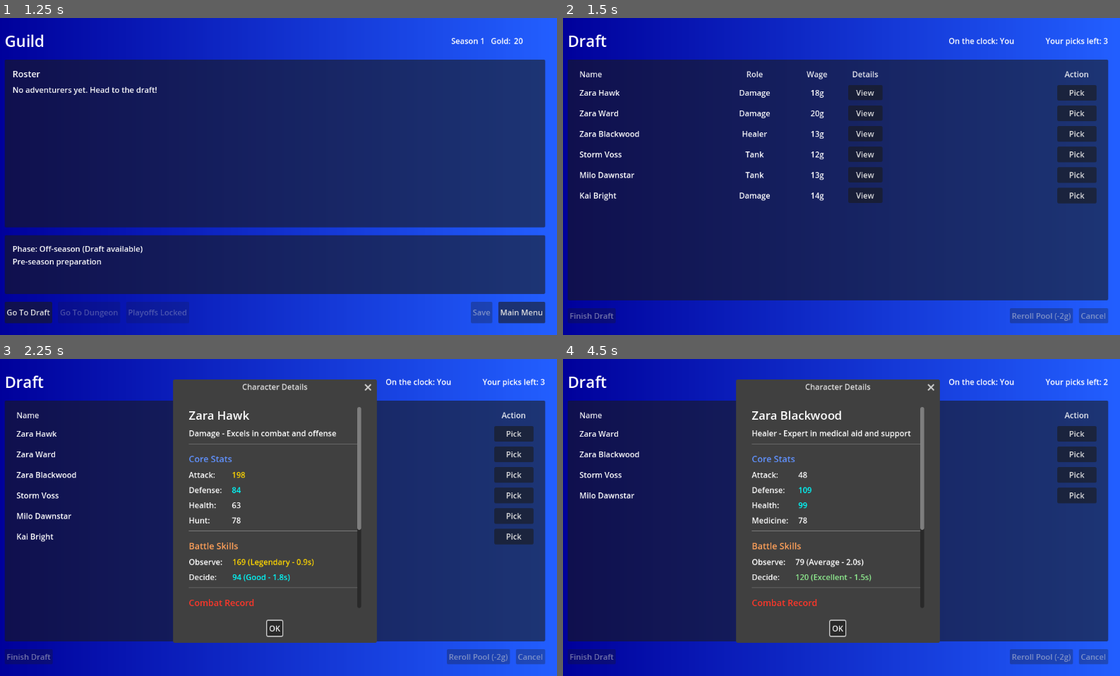
Above: before the commit, frames 1-4 (two rows, left to right).
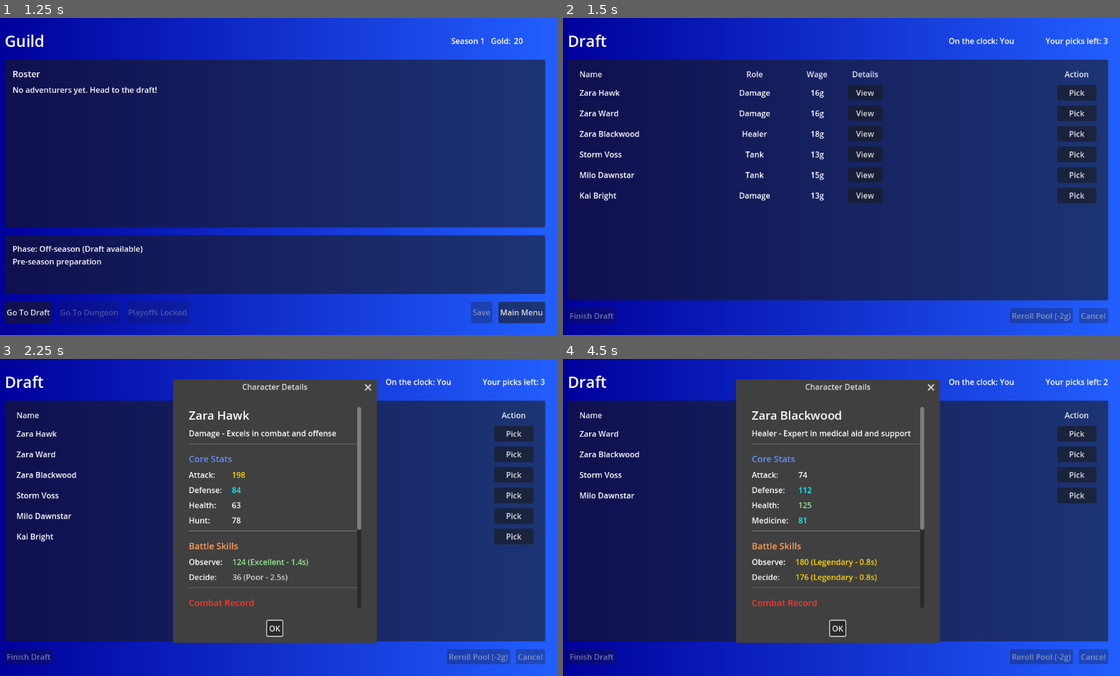
Above: after the commit, the same moments.

Repository: andrewgott112/GuildLeagues
Game: Godot game, scene res://scenes/screens/main_menu/main_menu.tscn
The game is run twice, just before and just after one commit, with the same random seed, the same clock (stepped at 60 frames per second) and the same inputs.
Inputs:
- Up to frame 1 (1.25 s): click "New Game" at 0.5 s
- Up to frame 2 (1.5 s): click "Go To Draft" at 1.25 s
- Up to frame 3 (2.25 s): click "View" at 2 s
- Up to frame 4 (4.5 s): click "OK" at 2.75 s; click "Pick" at 3.5 s; click "View" at 4.25 s

Frame 1 is identical in both runs. In frame 2, less than 0.1% of the frame differs, in the area x 44-47%, y 22-58%; in frame 3, 0.3%; in frame 4, 0.5%, in the area x 41-57%, y 35-71%.

Commit message:
Finishing character resource and roles

Diff:
--- a/data/roles/damage_role.tres
+++ b/data/roles/damage_role.tres
@@ -11,3 +11,13 @@
 base_hp = 12
 role_stat_name = &"Hunt"
 base_role_stat = 3
+speed_range = Vector2i(100, 160)
+accuracy_range = Vector2i(80, 140)
+crit_range = Vector2i(80, 150)
+aggression_range = Vector2(0.6, 0.9)
+caution_range = Vector2(0.2, 0.5)
+teamwork_range = Vector2(0.3, 0.7)
+ambition_range = Vector2(0.6, 0.9)
+peak_age_range = Vector2i(3, 6)
+injury_resistance_modifier = -15
+description = "Offensive specialist - High Attack, Speed, and Critical hits. Glass cannon that deals devastating damage but can't take much punishment. Burns bright but fast."
--- a/data/roles/healer_role.tres
+++ b/data/roles/healer_role.tres
@@ -11,3 +11,13 @@
 base_hp = 15
 role_stat_name = &"Medicine"
 base_role_stat = 4
+speed_range = Vector2i(70, 120)
+accuracy_range = Vector2i(60, 110)
+crit_range = Vector2i(40, 90)
+aggression_range = Vector2(0.2, 0.5)
+caution_range = Vector2(0.5, 0.8)
+teamwork_range = Vector2(0.7, 0.95)
+ambition_range = Vector2(0.3, 0.6)
+peak_age_range = Vector2i(4, 8)
+injury_resistance_modifier = 5
+description = "Support specialist - Medical expertise keeps the team alive. Highly team-oriented with long careers. The difference between success and disaster."
--- a/data/roles/navigator_role.tres
+++ b/data/roles/navigator_role.tres
@@ -11,3 +11,13 @@
 base_hp = 14
 role_stat_name = &"Navigation"
 base_role_stat = 4
+speed_range = Vector2i(90, 140)
+accuracy_range = Vector2i(90, 150)
+crit_range = Vector2i(60, 110)
+aggression_range = Vector2(0.3, 0.6)
+caution_range = Vector2(0.5, 0.8)
+teamwork_range = Vector2(0.5, 0.8)
+ambition_range = Vector2(0.4, 0.7)
+peak_age_range = Vector2i(3, 7)
+injury_resistance_modifier = 0
+description = "Exploration specialist - Superior Navigation skills and accuracy in combat. Balanced and reliable, essential for successful dungeon runs."
--- a/data/roles/tank_role.tres
+++ b/data/roles/tank_role.tres
@@ -11,3 +11,13 @@
 base_hp = 20
 role_stat_name = &"Guard"
 base_role_stat = 3
+speed_range = Vector2i(40, 100)
+accuracy_range = Vector2i(60, 120)
+crit_range = Vector2i(30, 80)
+aggression_range = Vector2(0.2, 0.5)
+caution_range = Vector2(0.6, 0.9)
+teamwork_range = Vector2(0.6, 0.9)
+ambition_range = Vector2(0.3, 0.7)
+peak_age_range = Vector2i(4, 7)
+injury_resistance_modifier = 20
+description = "Defensive specialist - High HP and Defense, absorbs damage for the team"
--- a/resources/Adventurer.gd
+++ b/resources/Adventurer.gd
@@ -90,23 +90,34 @@
 	hp = _scale_to_200(role.base_hp, 5, 25)
 	role_stat = _scale_to_200(role.base_role_stat, 1, 10)
 
-	# Add variance to stats (±20 points)
+	# Add variance to base stats (±20 points)
 	attack = clampi(attack + randi_range(-20, 20), 1, 200)
 	defense = clampi(defense + randi_range(-20, 20), 1, 200)
 	hp = clampi(hp + randi_range(-20, 20), 1, 200)
 	role_stat = clampi(role_stat + randi_range(-20, 20), 1, 200)
 
-	# NEW: Generate additional combat stats with role influence
-	speed = _generate_stat_with_role_hint(role.base_attack, role.base_defense)
-	accuracy = _generate_stat_with_role_hint(role.base_attack, role.base_role_stat)
-	crit_chance = _generate_stat_with_role_hint(role.base_attack, role.base_hp)
+	# NEW: Generate combat stats from role
+	speed = role.generate_speed()
+	accuracy = role.generate_accuracy()
+	crit_chance = role.generate_crit_chance()
+
+	# Add individual variance (±15 points)
+	speed = clampi(speed + randi_range(-15, 15), 20, 180)
+	accuracy = clampi(accuracy + randi_range(-15, 15), 20, 180)
+	crit_chance = clampi(crit_chance + randi_range(-15, 15), 20, 180)
 
 	# Random battle skills (independent of role)
 	observe_skill = randi_range(20, 180)
 	decide_skill = randi_range(20, 180)
 
-	# Initialize hidden attributes
+	# Initialize hidden attributes with role influence
 	_generate_hidden_attributes()
+
+	# Set personality based on role
+	aggression = role.generate_aggression()
+	caution = role.generate_caution()
+	teamwork = role.generate_teamwork()
+	ambition = role.generate_ambition()
 
 	# Calculate initial wage based on visible stats
 	wage = _calculate_wage()
@@ -116,38 +127,25 @@
 	var normalized = float(old_value - old_min) / float(old_max - old_min)
 	return int(normalized * 179) + 21  # Maps to roughly 21-200 range
 
-func _generate_stat_with_role_hint(primary_stat: int, secondary_stat: int) -> int:
-	"""Generate a stat influenced by role but with variance"""
-	var base = (primary_stat * 15) + (secondary_stat * 10)
-	var variance = randi_range(-30, 30)
-	return clampi(base + variance, 20, 180)
-
 func _generate_hidden_attributes() -> void:
 	"""Generate hidden attributes that affect growth and behavior"""
 	# Potential: How much this character can grow (50-150)
-	# Lower = limited growth, Higher = high ceiling
 	potential = _generate_biased_stat_custom(50, 150, 0.3)
 
-	# Peak age: When stats reach maximum (3-8 seasons)
-	peak_age = randi_range(3, 8)
-
-	# Injury prone: Resistance to injuries (50-150)
-	# Lower = more likely to get injured
-	injury_prone = _generate_biased_stat_custom(50, 150, 0.25)
+	# Peak age: Use role's range
+	peak_age = role.generate_peak_age() if role else randi_range(3, 8)
+
+	# Injury prone: Use role's resistance modifier
+	var injury_base = role.get_injury_resistance_base() if role else 100
+	injury_prone = injury_base + randi_range(-30, 30)
+	injury_prone = clampi(injury_prone, 50, 150)
 
 	# Mental fortitude: Madness resistance (50-150)
-	# Lower = goes mad easier from dungeons
 	mental_fortitude = _generate_biased_stat_custom(50, 150, 0.25)
 
 	# Loyalty base: Natural loyalty tendency (20-80)
 	loyalty_base = randi_range(20, 80)
 	loyalty_current = loyalty_base
-
-	# Personality traits (0.0-1.0)
-	aggression = randf_range(0.2, 0.9)
-	caution = randf_range(0.2, 0.9)
-	teamwork = randf_range(0.3, 0.9)
-	ambition = randf_range(0.2, 0.9)
 
 func _generate_biased_stat_custom(min_val: int, max_val: int, extreme_chance: float) -> int:
 	"""Generate a stat with most values in middle, some extremes"""
@@ -155,16 +153,43 @@
 	var range_size = max_val - min_val
 
 	if roll < extreme_chance:
-		# Extreme low
 		return randi_range(min_val, min_val + range_size / 4)
 	elif roll > (1.0 - extreme_chance):
-		# Extreme high
 		return randi_range(max_val - range_size / 4, max_val)
 	else:
-		# Middle range
 		var mid_min = min_val + range_size / 4
 		var mid_max = max_val - range_size / 4
 		return randi_range(mid_min, mid_max)
+
+# Helper functions for role info
+func get_role_name() -> String:
+	"""Get the display name of this character's role"""
+	return role.display_name if role else "Unknown"
+
+func get_role_description() -> String:
+	"""Get a description of the role's strengths"""
+	return role.get_role_description() if role else "No role assigned"
+
+func get_role_stat_name() -> String:
+	"""Get the name of this role's special stat"""
+	return str(role.role_stat_name).capitalize() if role else "Role Stat"
+
+func get_character_summary() -> String:
+	"""Get a brief summary of this character's role and strengths"""
+	var summary = "%s - %s\n" % [name, get_role_name()]
+	summary += get_role_description() + "\n"
+
+	# Highlight strengths
+	var strengths = []
+	if attack > 130: strengths.append("Strong Attacker")
+	if defense > 130: strengths.append("Tough Defender")
+	if speed > 130: strengths.append("Lightning Fast")
+	if crit_chance > 130: strengths.append("Critical Striker")
+
+	if strengths.size() > 0:
+		summary += "Strengths: " + ", ".join(strengths)
+
+	return summary
 
 # ═══════════════════════════════════════════════════════════════════
 # STAT GROWTH & LEVELING
--- a/resources/Role.gd
+++ b/resources/Role.gd
@@ -6,5 +6,54 @@
 @export var base_attack: int = 5
 @export var base_defense: int = 5
 @export var base_hp: int = 15
-@export var role_stat_name: StringName = &"navigation" # navigator/medicine/guard/hunt
+@export var role_stat_name: StringName = &"navigation"
 @export var base_role_stat: int = 3
+
+# NEW: Role-specific stat tendencies (for new stats)
+@export var speed_range: Vector2i = Vector2i(60, 140)       # min, max
+@export var accuracy_range: Vector2i = Vector2i(60, 140)
+@export var crit_range: Vector2i = Vector2i(60, 140)
+
+# NEW: Role personality tendencies
+@export var aggression_range: Vector2 = Vector2(0.3, 0.7)   # min, max
+@export var caution_range: Vector2 = Vector2(0.3, 0.7)
+@export var teamwork_range: Vector2 = Vector2(0.4, 0.8)
+@export var ambition_range: Vector2 = Vector2(0.3, 0.7)
+
+# NEW: Role characteristics
+@export var peak_age_range: Vector2i = Vector2i(3, 8)
+@export var injury_resistance_modifier: int = 0  # -20 to +20
+
+# Description
+@export_multiline var description: String = "A versatile adventurer"
+
+func get_role_description() -> String:
+	"""Get a description of the role's strengths"""
+	return description
+
+func generate_speed() -> int:
+	return randi_range(speed_range.x, speed_range.y)
+
+func generate_accuracy() -> int:
+	return randi_range(accuracy_range.x, accuracy_range.y)
+
+func generate_crit_chance() -> int:
+	return randi_range(crit_range.x, crit_range.y)
+
+func generate_aggression() -> float:
+	return randf_range(aggression_range.x, aggression_range.y)
+
+func generate_caution() -> float:
+	return randf_range(caution_range.x, caution_range.y)
+
+func generate_teamwork() -> float:
+	return randf_range(teamwork_range.x, teamwork_range.y)
+
+func generate_ambition() -> float:
+	return randf_range(ambition_range.x, ambition_range.y)
+
+func generate_peak_age() -> int:
+	return randi_range(peak_age_range.x, peak_age_range.y)
+
+func get_injury_resistance_base() -> int:
+	return 100 + injury_resistance_modifier
Not shown, changed: Dev_Roadmap.md
